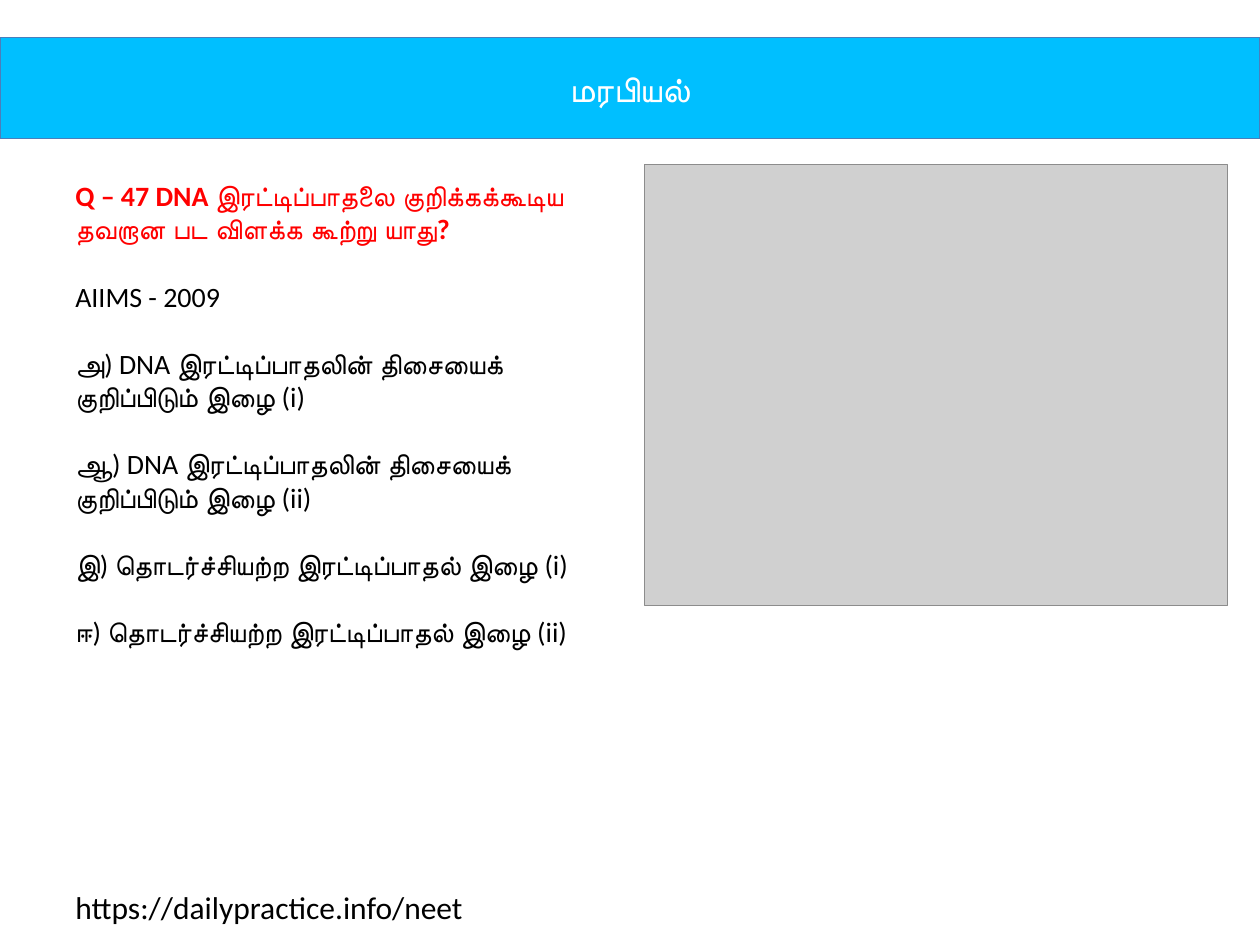
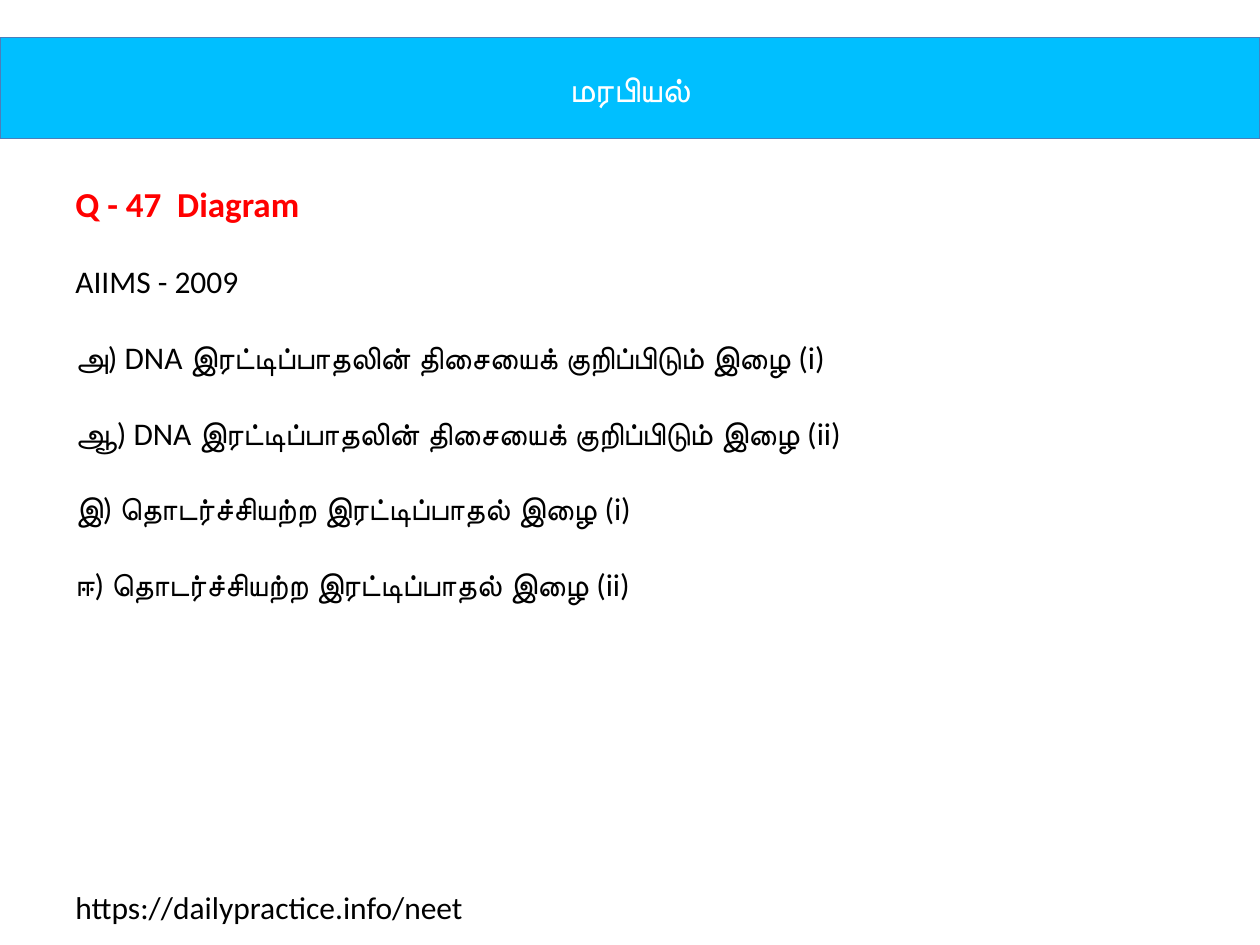
Before and after one commit to tvmani/tvmani.github.io, a slide deck: slide 94 of tamil_biology/12th_Bio_Botany_Tamil_U02.pptx. Drawn at 1260x945 pixels with LibreOffice and Linux fonts; fonts in the diff are those of the drawing; grey boxes stand for pictures. Boxes give left, top, right and bottom in pixels: in the first picture for what was removed or moved away, otherwise in the second. Text is boxed around its words. In the diff, an @@ line names an element or a change of style, - is before the commit and + after.

```diff
--- a/tamil_biology/12th_Bio_Botany_Tamil_U02.pptx
+++ b/tamil_biology/12th_Bio_Botany_Tamil_U02.pptx
@@ picture removed at <box>645,165,1228,606</box> @@
@@ text at <box>75,192,299,223</box>: text changed; size 16 to 20 pt @@
-Q – 47 DNA இரட்டிப்பாதலை குறிக்கக்கூடிய தவறான பட விளக்க கூற்று யாது?
+Q - 47 Diagram
@@ text at <box>75,272,840,605</box>: size 16 to 18 pt @@
```
Also in this commit, not shown: 7 other slides changed, 42 other files.
